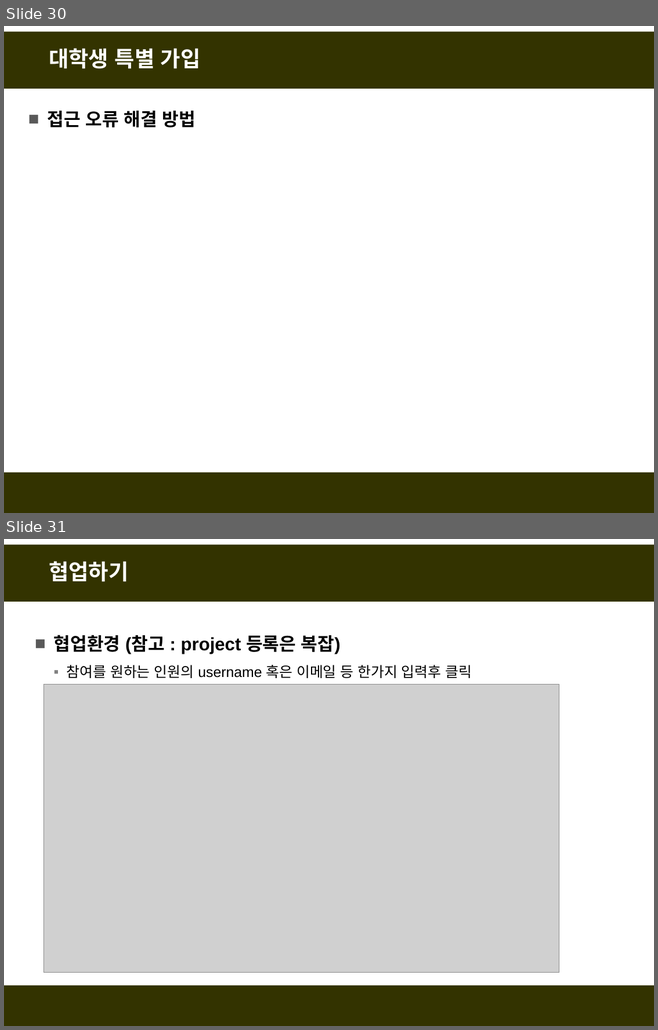
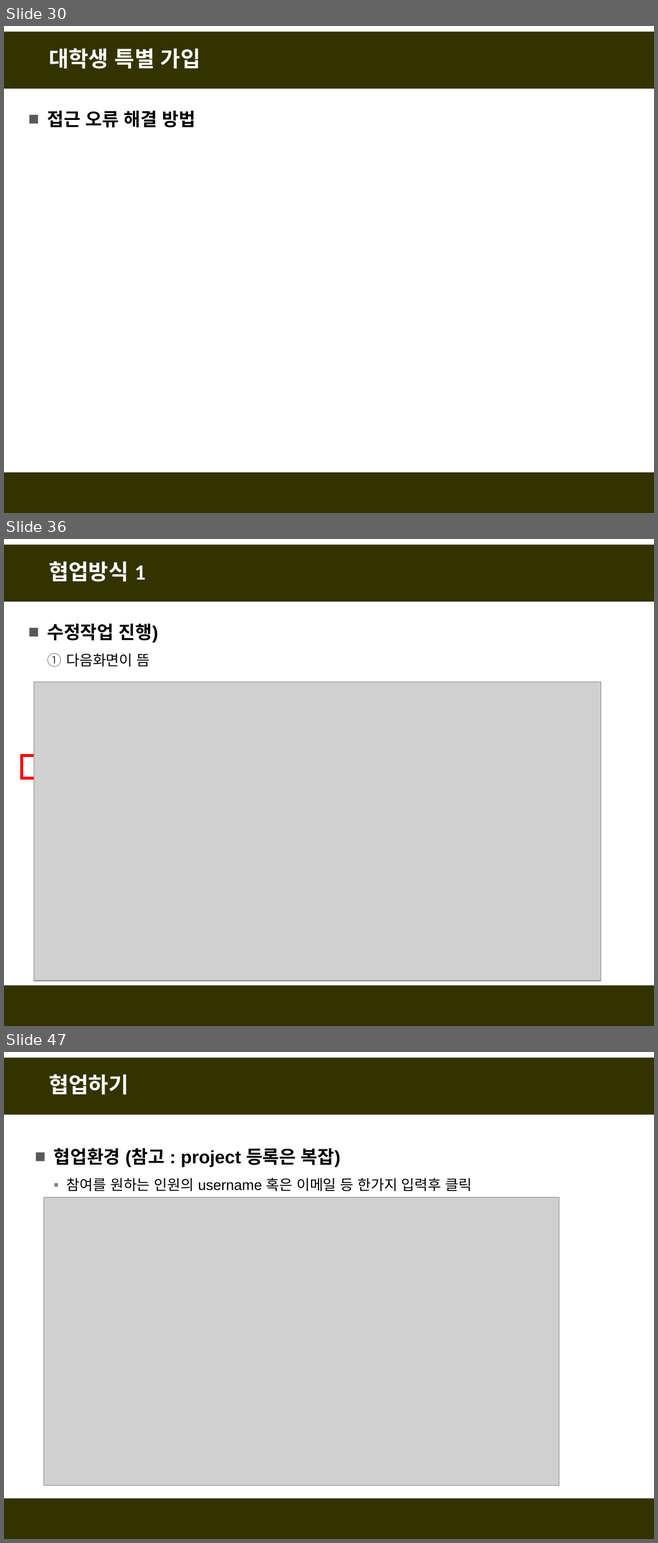
Before and after one commit to fasthill/github-lecture, a slide deck: git및github첫걸음4-협업하기.pptx. Shown one above the other, each under a label of ours: slides 30 and 31 before the commit, slides 30, 36 and 47 after it; the slides between them are not shown. The pictures are 658x1030 and 658x1543 pixels, drawn with LibreOffice and Linux fonts; fonts in the diff are those of the drawing; grey boxes stand for pictures. Boxes give left, top, right and bottom in pixels: in the first picture for what was removed or moved away, otherwise in the second. Text is boxed around its words. In the diff, an @@ line names an element or a change of style, - is before the commit and + after.

```diff
--- a/git및github첫걸음4-협업하기.pptx
+++ b/git및github첫걸음4-협업하기.pptx
@@ slide 36 added at (4, 539, 654, 1026), background #FFFFFF; not listed: 2 template elements that a slide beside it also shows @@
@@ title added at (49, 561, 146, 582), 24 pt, text #FFFFFF, bold @@
+협업방식 1
@@ text added at (48, 624, 158, 667), 20 pt, text #000000, bold @@
+■ 수정작업 진행)
+  1. 다음화면이 뜸
@@ picture added at (34, 682, 600, 981) @@
@@ rectangle added at (21, 755, 65, 778), outline #FF0000 3 pt @@
@@ what was slide 31 is now slide 47 @@
```
Also in this commit, not shown: 15 other slides added.
